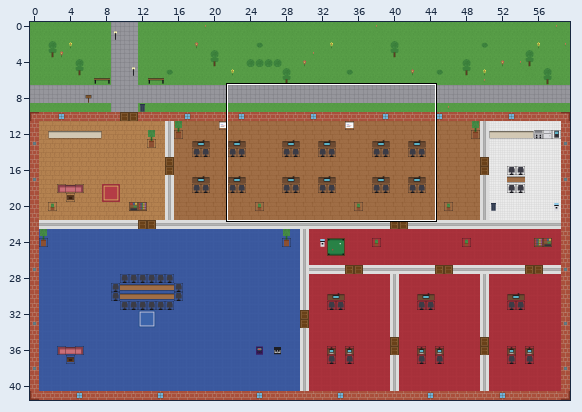
Tiled map (JSON): client/public/maps/default.tmj. The picture above shows the old version from afar; the outline marks the close-up.
Close-up. Before:
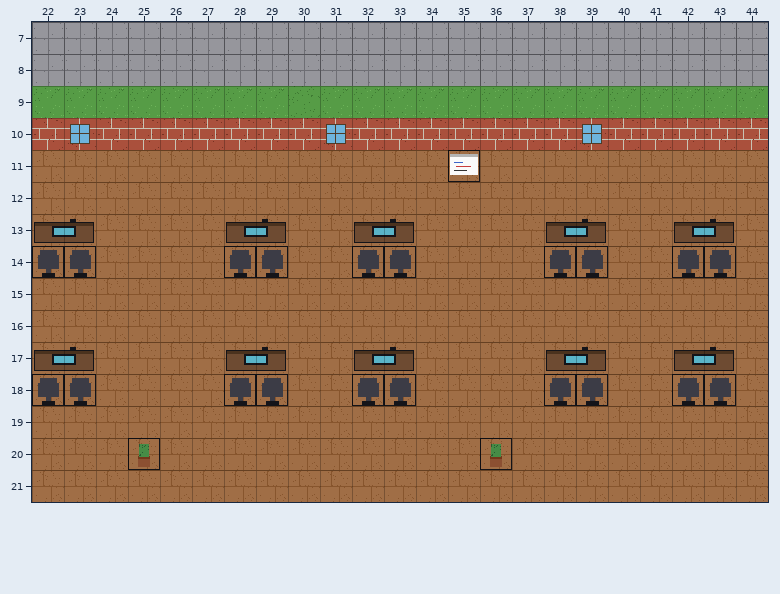
Cells are 32x32 px. Shown: x 22..44, y 7..21.
After:
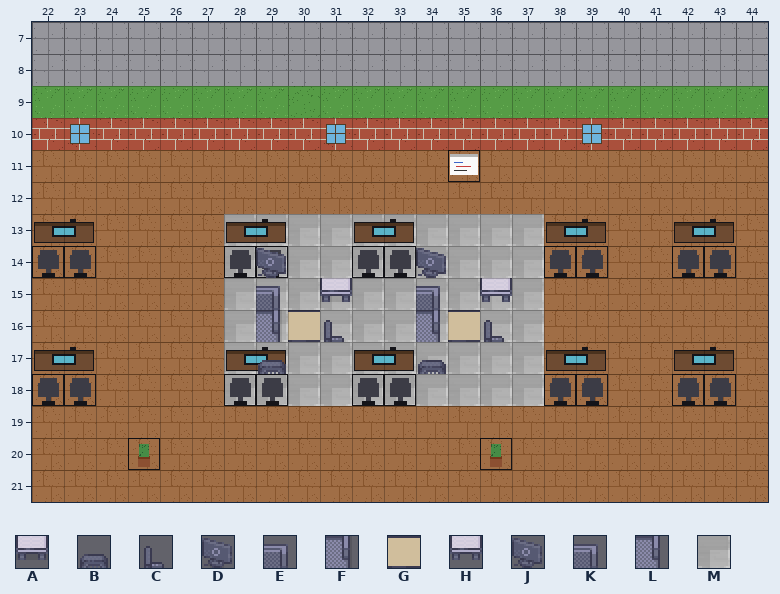
Key: from "office_shadow": A 117, B 128, C 133, D 141, E 276, F 292, G 293; from "office_shadowless": H 117, J 141, K 276, L 292; from "room_builder": M 90.
_ is an empty cell, . an unchanged one.
Tiles of an added or newly shown layer are drawn over the layers below it.
Changes in this commit:
--- layer "limezu_floor" (added)
@@ x 28..37 @@
-13 __________
-14 __________
-15 __________
-16 __.____.__
-17 __________
-18 __________
+13 MMMMMMMMMM
+14 MMMMMMMMMM
+15 MMMMMMMMMM
+16 MM.MMMM.MM
+17 MMMMMMMMMM
+18 MMMMMMMMMM
--- layer "limezu_test" (added)
@@ x 29..36 @@
-14 _...._..
-15 _._.._._
-16 ___..___
-17 _...._..
+14 D....J..
+15 E.A..K.H
+16 FGC..LGC
+17 B....B..
Where, in picture pixels (left, top, right, bottom), the same in both close-ups:
added: (224, 214, 544, 406)
